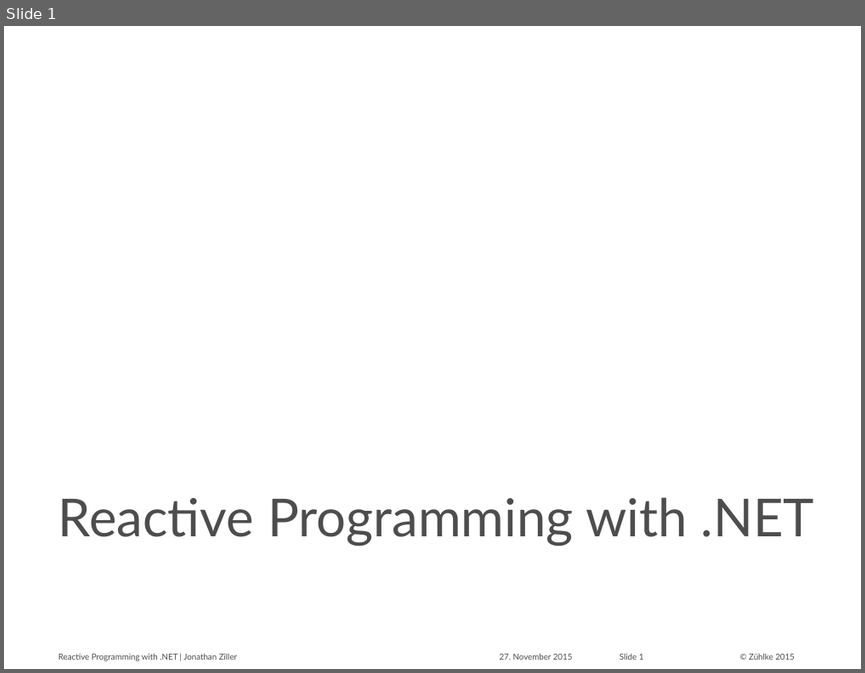
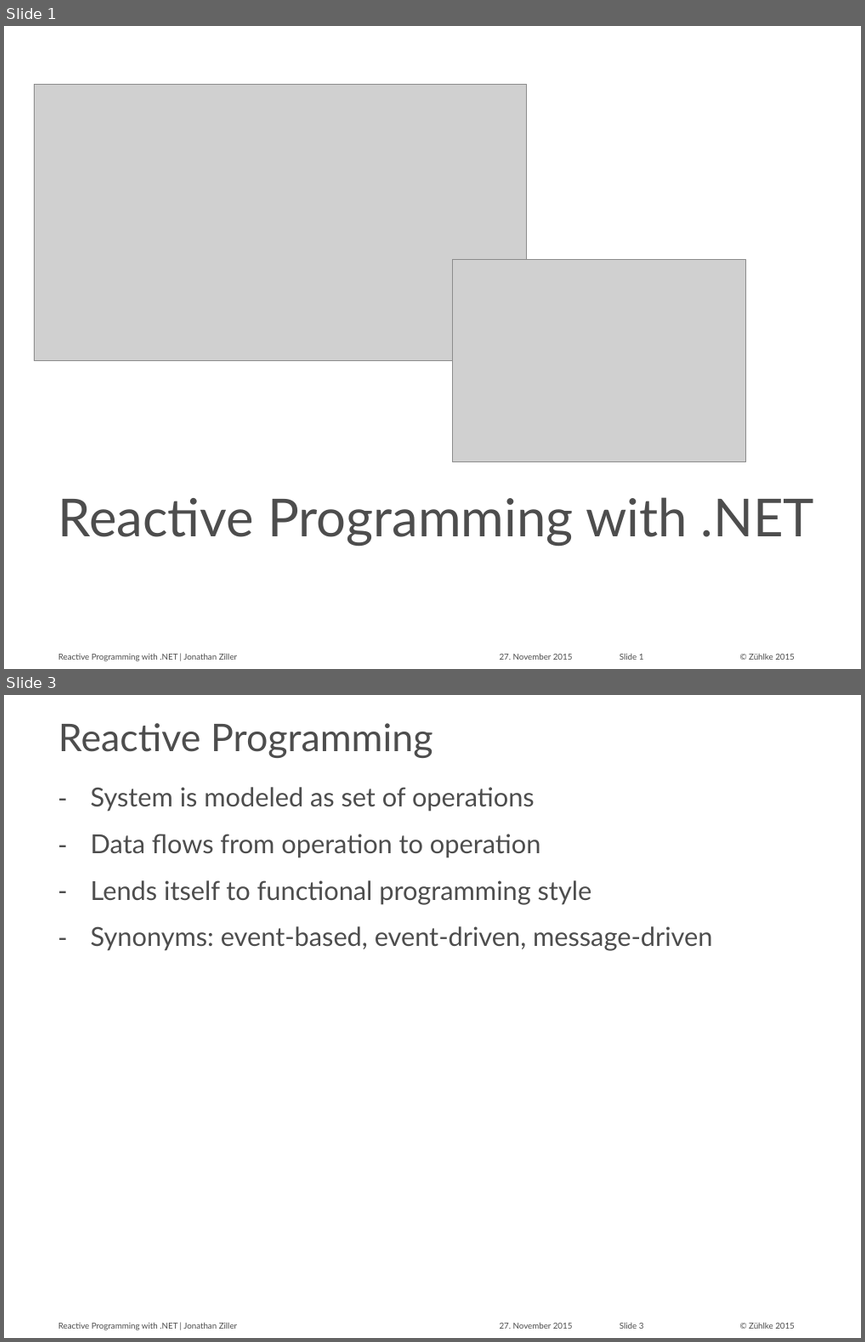
Before and after one commit to MrWolfZ/TechTalk-2015-11-27, a slide deck: Reactive Programming with .NET.pptx. Shown one above the other, each under a label of ours: slide 1 before the commit, slides 1 and 3 after it; the slides between them are not shown. The pictures are 865x673 and 865x1342 pixels, drawn with LibreOffice and Linux fonts; fonts in the diff are those of the drawing; grey boxes stand for pictures; background and template pictures are left out. Boxes give left, top, right and bottom in pixels: in the first picture for what was removed or moved away, otherwise in the second. Text is boxed around its words. In the diff, an @@ line names an element or a change of style, - is before the commit and + after.

```diff
--- a/Reactive Programming with .NET.pptx
+++ b/Reactive Programming with .NET.pptx
@@ slide 3 added at (x1=4, y1=695, x2=861, y2=1338), background #FFFFFF; not listed: 4 template elements that a slide beside it also shows @@
@@ title added at (x1=58, y1=723, x2=433, y2=758), 32 pt, text #4D4D4D @@
+Reactive Programming
@@ text added at (x1=91, y1=787, x2=712, y2=951), 22 pt, text #4D4D4D @@
+– System is modeled as set of operations
+– Data flows from operation to operation
+– Lends itself to functional programming style
+– Synonyms: event-based, event-driven, message-driven
@@ slide 1 changed as well @@
@@ picture added at (x1=34, y1=85, x2=526, y2=361) @@
@@ picture added at (x1=452, y1=260, x2=745, y2=462) @@
```
Also in this commit, not shown: 6 other slides added, 7 slides removed.
